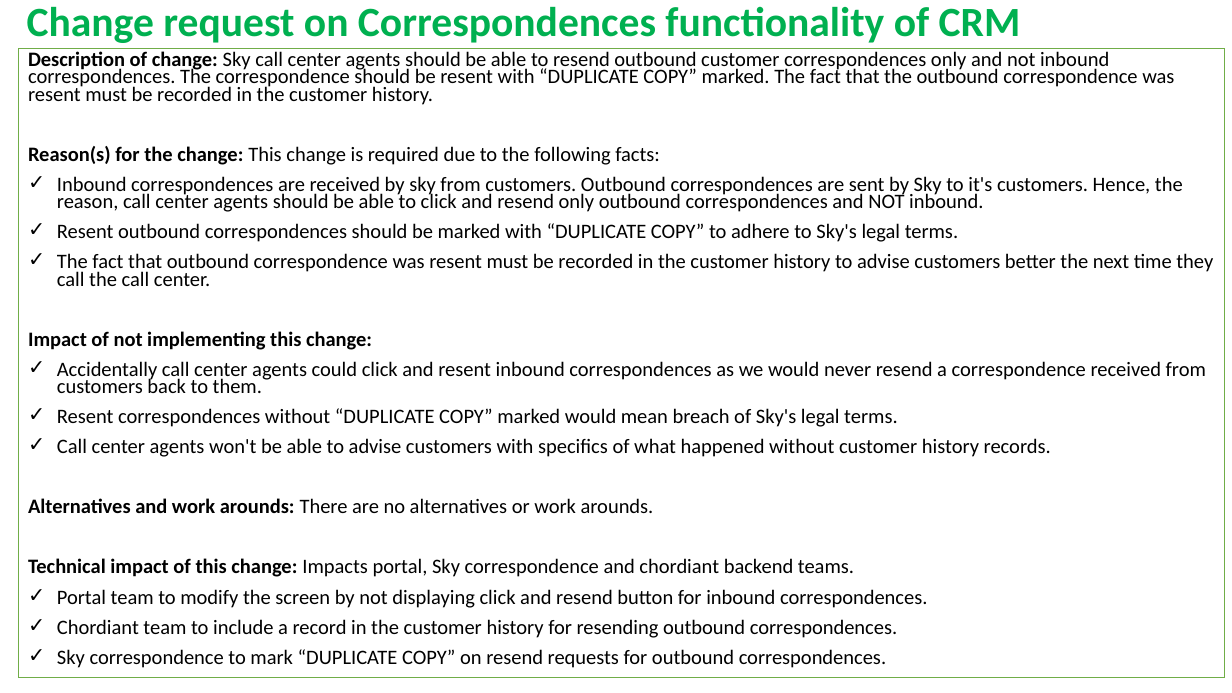
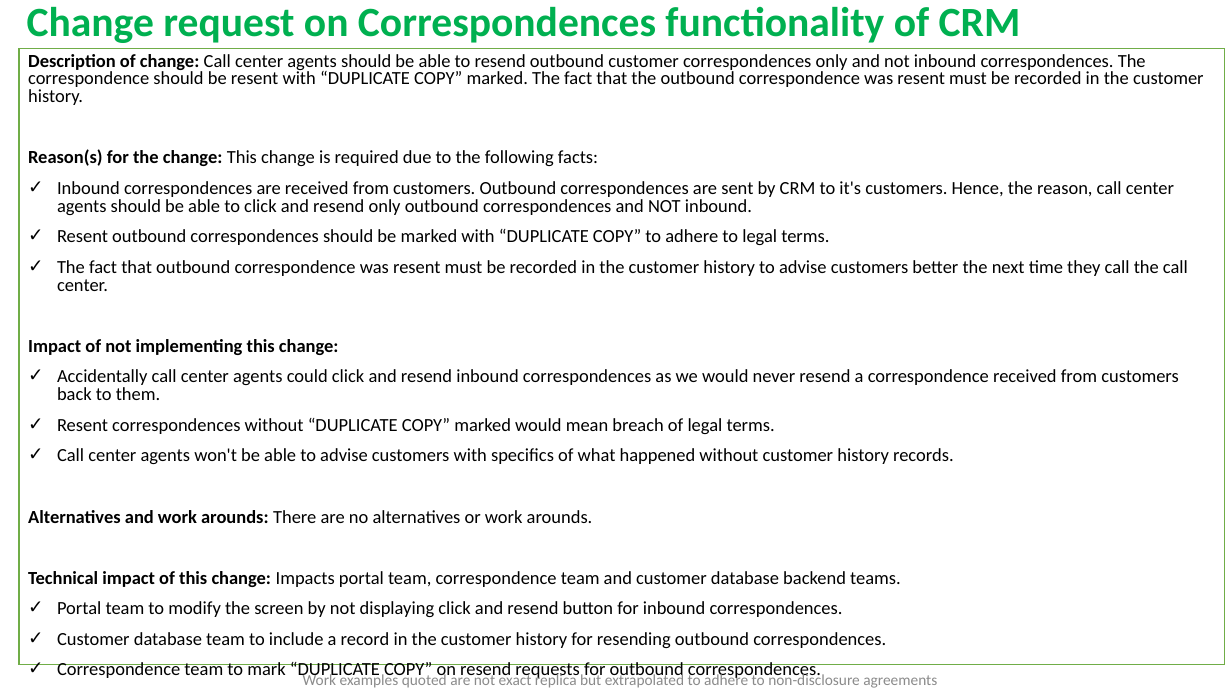
Before and after one commit to RaghavanKasthuri/Business-Analysis, a slide deck: slide 2 of Change Requests.pptx. Drawn at 1232x693 pixels with LibreOffice and Linux fonts; fonts in the diff are those of the drawing. Boxes give left, top, right and bottom in pixels: in the first picture for what was removed or moved away, otherwise in the second. Text is boxed around its words. In the diff, an @@ line names an element or a change of style, - is before the commit and + after.

```diff
--- a/Change Requests.pptx
+++ b/Change Requests.pptx
@@ text "Description of change: Call center ...": place and size @@
-text "Description of change: Call center ..." at (18, 48, 1225, 677)
+text "Description of change: Call center ..." at (18, 48, 1225, 665)
@@ text at (28, 54, 1204, 105): text changed; size 16 to 14.4 pt @@
-Description of change: Sky call center agents should be able to resend outbound customer correspondences only and not inbound correspondences. The correspondence should be resent with “DUPLICATE COPY” marked. The fact that the outbound correspondence was resent must be recorded in the customer history.
+Description of change: Call center agents should be able to resend outbound customer correspondences only and not inbound correspondences. The correspondence should be resent with “DUPLICATE COPY” marked. The fact that the outbound correspondence was resent must be recorded in the customer history.
@@ text at (28, 149, 1188, 617): size 16 to 14.4 pt in "Reason(s) for the change: This change is ...", "The fact that outbound correspondence was resent ...", "Impact of not implementing this change:", "Call center agents won't be able to ..." and 2 more places; line spacing 0.7 to 0.8 @@
@@ text at (57, 181, 1174, 245): text changed; size 16 to 14.4 pt @@
-✓ Inbound correspondences are received by sky from customers. Outbound correspondences are sent by Sky to it's customers. Hence, the reason, call center agents should be able to click and resend only outbound correspondences and NOT inbound.
-✓ Resent outbound correspondences should be marked with “DUPLICATE COPY” to adhere to Sky's legal terms.
+✓ Inbound correspondences are received from customers. Outbound correspondences are sent by CRM to it's customers. Hence, the reason, call center agents should be able to click and resend only outbound correspondences and NOT inbound.
+✓ Resent outbound correspondences should be marked with “DUPLICATE COPY” to adhere to legal terms.
@@ text at (57, 369, 1179, 434): text changed; size 16 to 14.4 pt @@
-✓ Accidentally call center agents could click and resent inbound correspondences as we would never resend a correspondence received from customers back to them.
-✓ Resent correspondences without “DUPLICATE COPY” marked would mean breach of Sky's legal terms.
+✓ Accidentally call center agents could click and resend inbound correspondences as we would never resend a correspondence received from customers back to them.
+✓ Resent correspondences without “DUPLICATE COPY” marked would mean breach of legal terms.
@@ text at (28, 571, 901, 587): text changed; size 16 to 14.4 pt @@
-Technical impact of this change: Impacts portal, Sky correspondence and chordiant backend teams.
+Technical impact of this change: Impacts portal team, correspondence team and customer database backend teams.
@@ text at (57, 632, 886, 678): text changed; size 16 to 14.4 pt @@
-✓ Chordiant team to include a record in the customer history for resending outbound correspondences.
-✓ Sky correspondence to mark “DUPLICATE COPY” on resend requests for outbound correspondences.
+✓ Customer database team to include a record in the customer history for resending outbound correspondences.
+✓ Correspondence team to mark “DUPLICATE COPY” on resend requests for outbound correspondences.
@@ text added at (303, 671, 937, 688), 12 pt, text #8C8C8C @@
+Work examples quoted are not exact replica but extrapolated to adhere to non-disclosure agreements
```
Also in this commit, not shown: 1 other slide changed, 10 other files.
